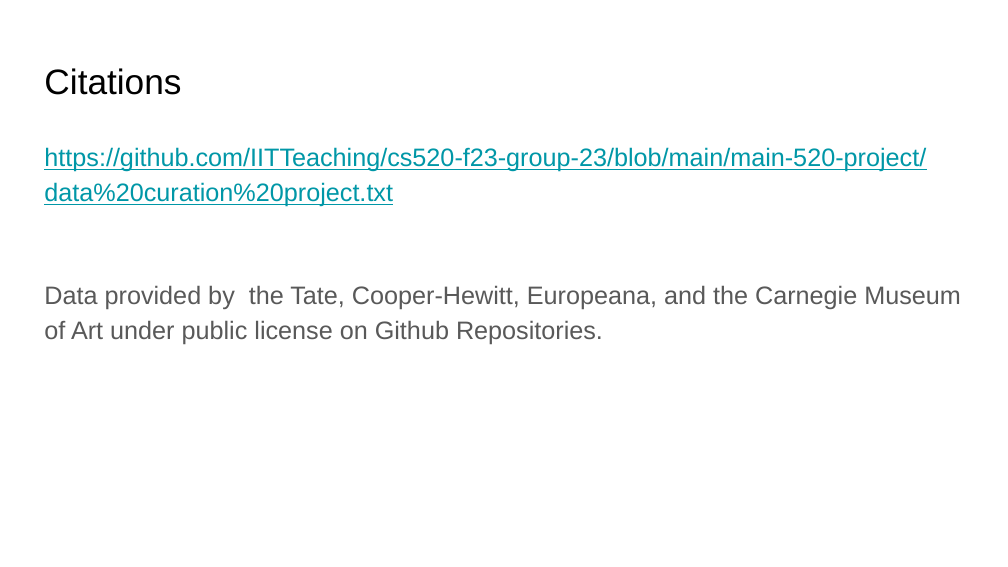
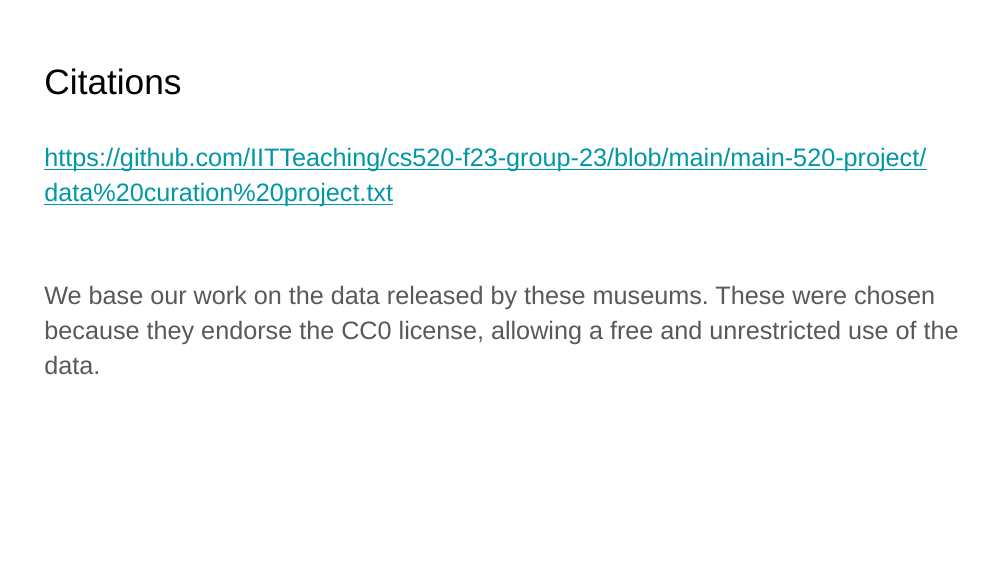
Before and after one commit to IITTeaching/cs520-f23-group-23, a slide deck: slide 9 of main-520-project/CS 520 Data Curation.pptx (slide 8 before the commit). Drawn at 1008x567 pixels with LibreOffice and Linux fonts; fonts in the diff are those of the drawing. Boxes give left, top, right and bottom in pixels: in the first picture for what was removed or moved away, otherwise in the second. Text is boxed around its words. In the diff, an @@ line names an element or a change of style, - is before the commit and + after.

```diff
--- a/main-520-project/CS 520 Data Curation.pptx
+++ b/main-520-project/CS 520 Data Curation.pptx
@@ text at <box>44,285,959,374</box>: text changed @@
-Data provided by the Tate, Cooper-Hewitt, Europeana, and the Carnegie Museum of Art under public license on Github Repositories.
+We base our work on the data released by these museums. These were chosen because they endorse the CC0 license, allowing a free and unrestricted use of the data.
```
Also in this commit, not shown: 6 other slides changed, 1 slide added.
